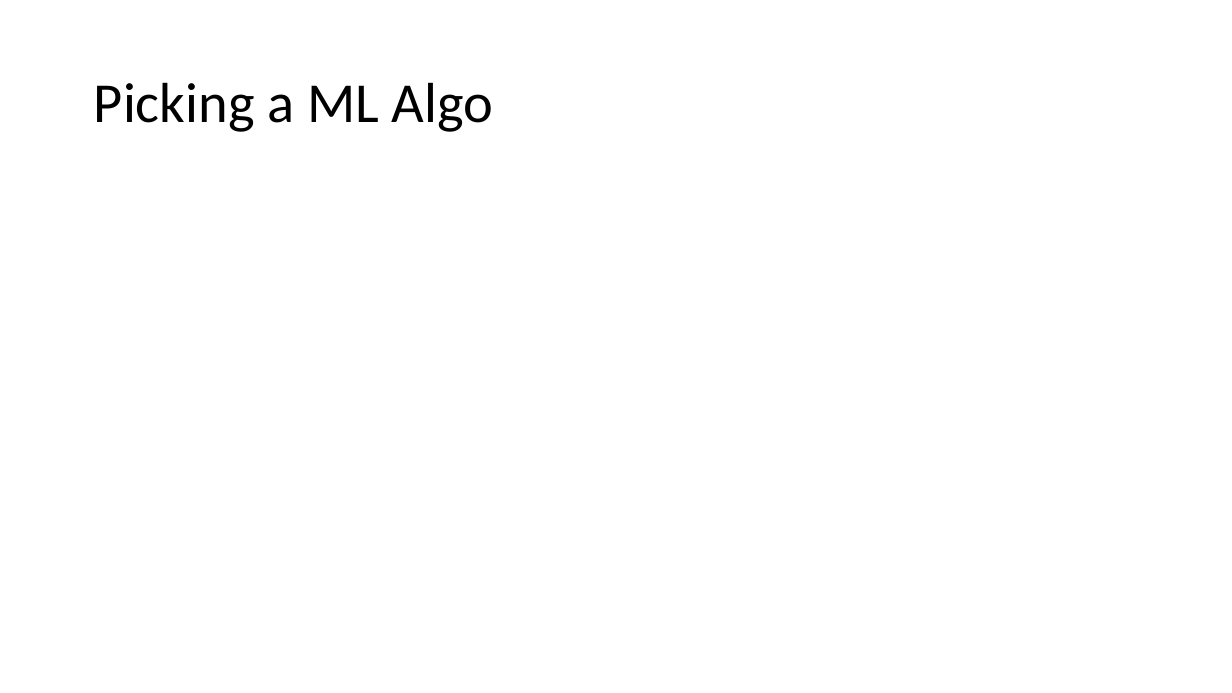
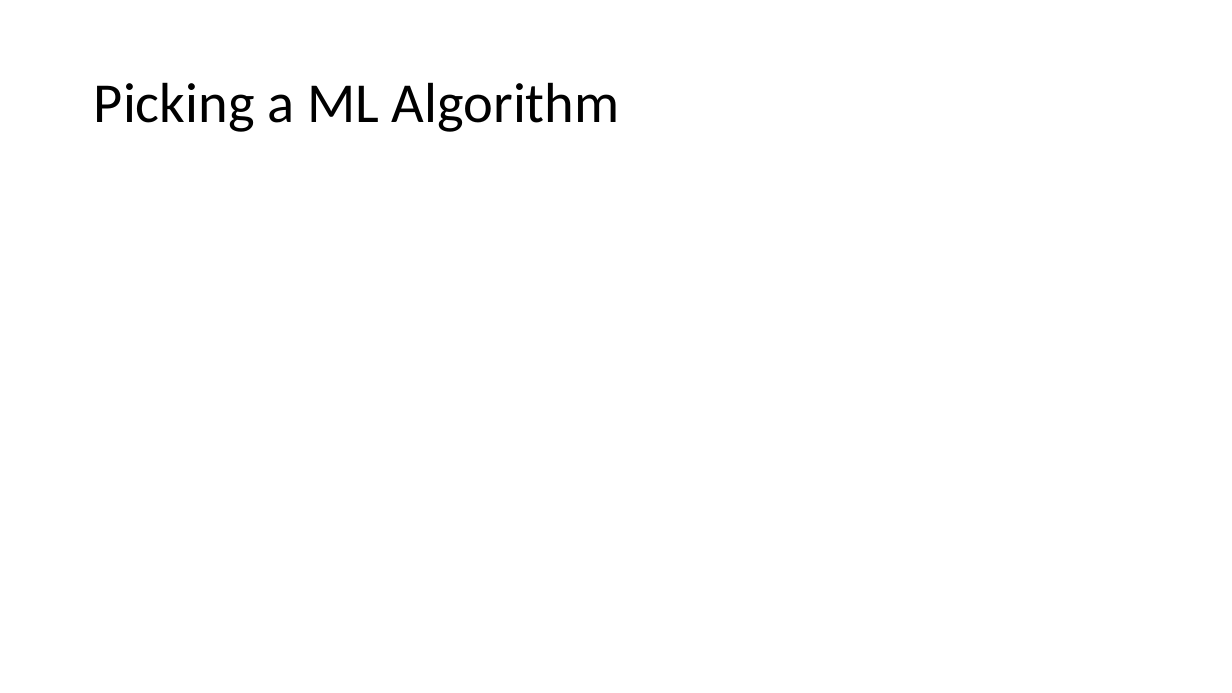
Before and after one commit to dreyco676/nlp_spark, a slide deck: slide 11 of TCHUG_NLP_PYSPARK.pptx (slide 6 before the commit). Drawn at 1232x693 pixels with LibreOffice and Linux fonts; fonts in the diff are those of the drawing. Boxes give left, top, right and bottom in pixels: in the first picture for what was removed or moved away, otherwise in the second. Text is boxed around its words. In the diff, an @@ line names an element or a change of style, - is before the commit and + after.

```diff
--- a/TCHUG_NLP_PYSPARK.pptx
+++ b/TCHUG_NLP_PYSPARK.pptx
@@ title at (x1=94, y1=82, x2=620, y2=132): text changed @@
-Picking a ML Algo
+Picking a ML Algorithm
```
Also in this commit, not shown: 10 slides added, 5 slides removed, 2 other files.
